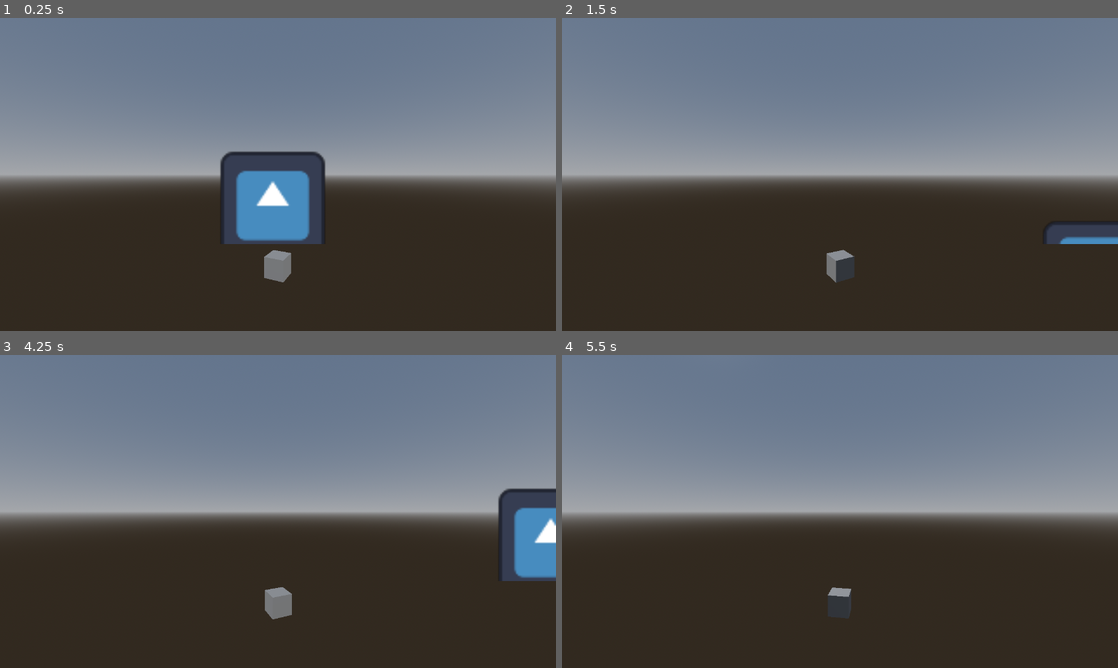
Above: before the commit, frames 1-4 (two rows, left to right).
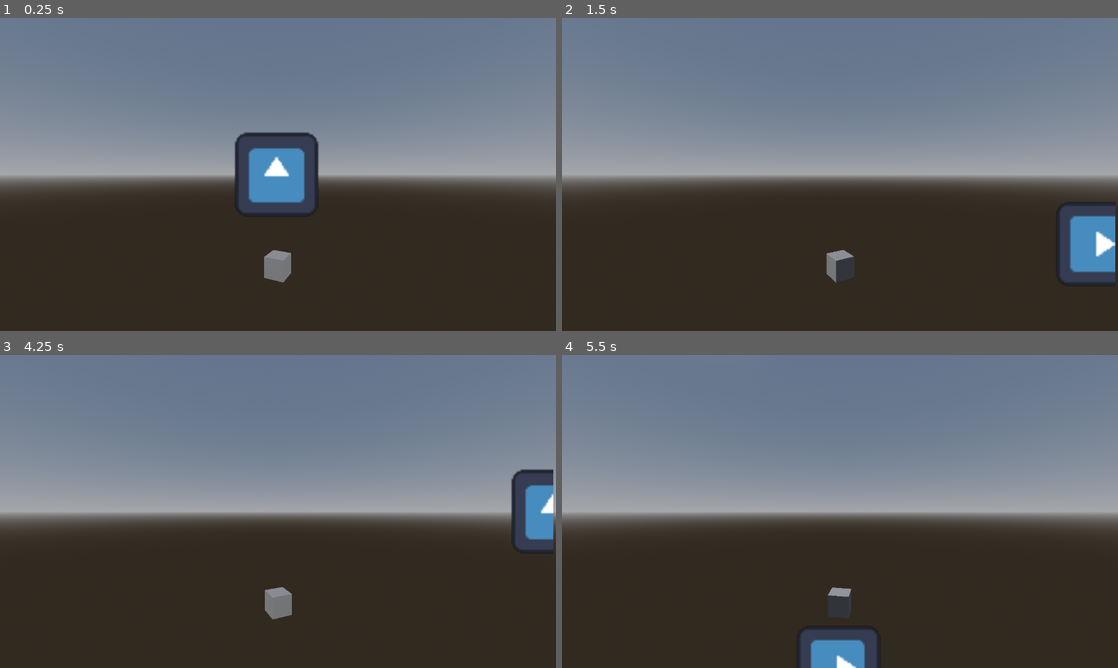
Above: after the commit, the same moments.

Repository: panorb/ludum-dare-55
Game: Godot game, scene res://game/game.tscn
The game is run twice, just before and just after one commit, with the same random seed, the same clock (stepped at 60 frames per second) and the same inputs. The engine's default icon, where the game draws it, is replaced by a stand-in: a white triangle on a blue panel in a dark square.
Inputs:
- Up to frame 1 (0.25 s): no input
- Up to frame 2 (1.5 s): tap Enter at 0.5 s; hold Right (ui_right) 0.53-1.28 s; hold Down (ui_down) from 1.28 s (still down)
- Up to frame 3 (4.25 s): release Down (ui_down) at 2.03 s; hold Right (ui_right) 2.03-2.78 s; tap Space at 2.75 s; hold Up (ui_up) 2.78-3.53 s; hold Left (ui_left) from 3.53 s (still down)
- Up to frame 4 (5.5 s): release Left (ui_left) at 5.03 s; hold Down (ui_down) from 5.03 s (still down)

The runs differ from the first frame. In frame 1, 5.2% of the frame differs, in the area x 39-59%, y 36-73%; in frame 2, 2.5%; in frame 3, 3.0%; in frame 4, 1.7%.

Commit message:
fixed issues with game scene aspect ratios

Diff:
--- a/godot/entity/player.tscn
+++ b/godot/entity/player.tscn
@@ -7,11 +7,12 @@
 radius = 30.0
 
 [node name="Player" type="CharacterBody2D"]
+scale = Vector2(0.367489, 0.367489)
 collision_mask = 0
 script = ExtResource("1_swjmm")
 
 [node name="Sprite2D" type="Sprite2D" parent="."]
-scale = Vector2(0.46875, 0.46875)
+texture_filter = 1
 texture = ExtResource("1_ol1yl")
 
 [node name="CollisionShape2D" type="CollisionShape2D" parent="."]
--- a/godot/game/game.gd
+++ b/godot/game/game.gd
@@ -1,7 +1,7 @@
 extends Control
 
 @onready var environment_viewport := %EnvironmentViewport
-@onready var level_viewport := %LevelViewport
+
 
 func _ready():
 	_on_window_size_changed()
@@ -9,8 +9,3 @@
 
 func _on_window_size_changed():
 	environment_viewport.size = get_tree().get_root().size
-
-	print(get_tree().get_root().size)
-	level_viewport.size.x = (320.0 / 1280.0) * get_tree().get_root().size.x
-	level_viewport.size.y =  (180.0 / 720.0) * level_viewport.size.x
-	print(level_viewport.size)
--- a/godot/game/game.tscn
+++ b/godot/game/game.tscn
@@ -28,6 +28,7 @@
 grow_horizontal = 2
 grow_vertical = 2
 texture = SubResource("ViewportTexture_tjoow")
+stretch_mode = 6
 
 [node name="EnvironmentViewport" type="SubViewport" parent="EnvironmentTexture"]
 unique_name_in_owner = true
@@ -44,13 +45,15 @@
 anchor_bottom = 1.0
 grow_horizontal = 2
 grow_vertical = 2
+scale = Vector2(0.995021, 1)
 texture = SubResource("ViewportTexture_f6hiq")
-expand_mode = 2
+expand_mode = 3
 stretch_mode = 5
 
 [node name="LevelViewport" type="SubViewport" parent="LevelTexture"]
 unique_name_in_owner = true
 transparent_bg = true
+snap_2d_transforms_to_pixel = true
 size = Vector2i(320, 180)
 
 [node name="Level" parent="LevelTexture/LevelViewport" instance=ExtResource("2_hvccx")]
--- a/godot/game/level.tscn
+++ b/godot/game/level.tscn
@@ -7,4 +7,4 @@
 script = ExtResource("1_ou5fb")
 
 [node name="Player" parent="." instance=ExtResource("1_ex0qr")]
-position = Vector2(157, 57)
+position = Vector2(160, 90)
